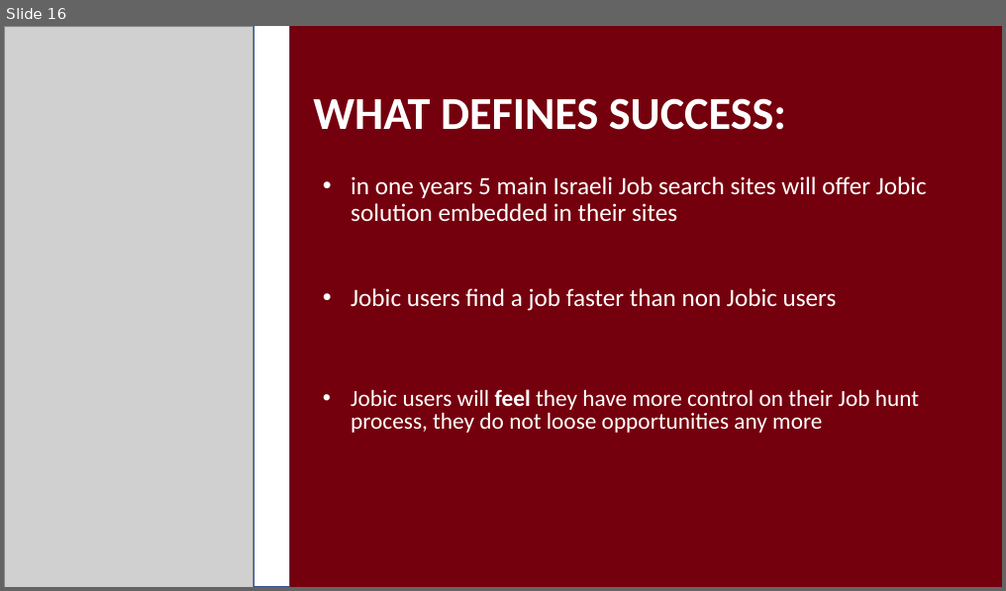
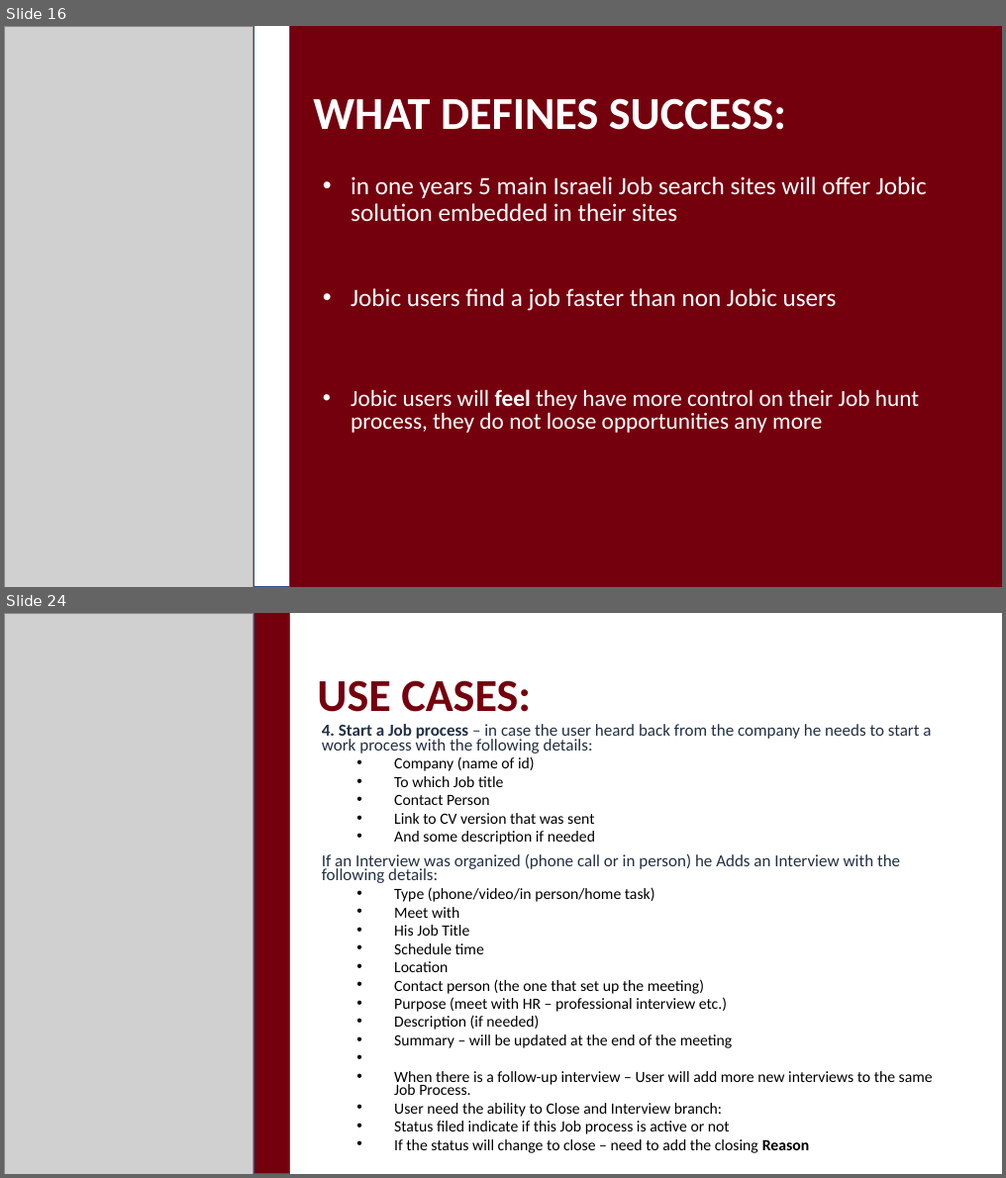
Before and after one commit to arielaleco/Jobic, a slide deck: Documentation/Presentation16.pptx. Shown one above the other, each under a label of ours: slide 16 before the commit, slides 16 and 24 after it; the slides between them are not shown. The pictures are 1006x591 and 1006x1178 pixels, drawn with LibreOffice and Linux fonts; fonts in the diff are those of the drawing; grey boxes stand for pictures. Boxes give left, top, right and bottom in pixels: in the first picture for what was removed or moved away, otherwise in the second. Text is boxed around its words. In the diff, an @@ line names an element or a change of style, - is before the commit and + after.

```diff
--- a/Documentation/Presentation16.pptx
+++ b/Documentation/Presentation16.pptx
@@ slide 24 added at <box>4,613,1002,1174</box>, background #FFFFFF @@
@@ picture added at <box>4,613,253,1174</box> @@
@@ rectangle added at <box>254,613,289,1174</box>, fill #75000D, outline #325491 1 pt @@
@@ title added at <box>317,680,531,712</box>, 44 pt, text #75000D, bold @@
+USE CASES:
@@ text added at <box>322,724,933,1154</box>, 15 pt, text #000000 @@
+4. Start a Job process – in case the user heard back from the company he needs to start a work process with the following details:
+  • Company (name of id)
+  • To which Job title
+  • Contact Person
+  • Link to CV version that was sent
+  • And some description if needed
+If an Interview was organized (phone call or in person) he Adds an Interview with the following details:
+  • Type (phone/video/in person/home task)
+  • Meet with
+  • His Job Title
+  • Schedule time
+  • Location
+  • Contact person (the one that set up the meeting)
+  • Purpose (meet with HR – professional interview etc.)
+  • Description (if needed)
+  • Summary – will be updated at the end of the meeting
+  • When there is a follow-up interview – User will add more new interviews to the same Job Process.
+  • User need the ability to Close and Interview branch:
+  • Status filed indicate if this Job process is active or not
+  • If the status will change to close – need to add the closing Reason
```
Also in this commit, not shown: 1 slide changed, 8 other slides added, 3 other files.
